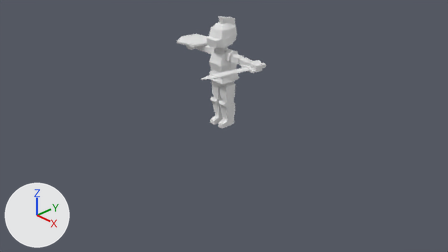
What one commit did to the Blender file WIP/untitled.blend.
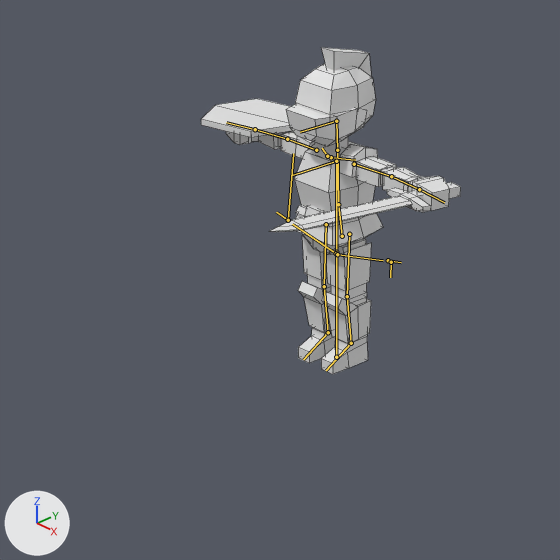
Old and new are each drawn from the file's camera 'Camera' and again close up on the part from 24% to 67% of the width and 0% to 76% of the height. Lighting does not change. The marker at lower left points along +X, +Y and +Z. Both versions are drawn at the pose saved in each file; the numbers are the values there. The bones that bend it are drawn over the model as lines in the close-ups. The close-ups show mesh edges as thin lines.
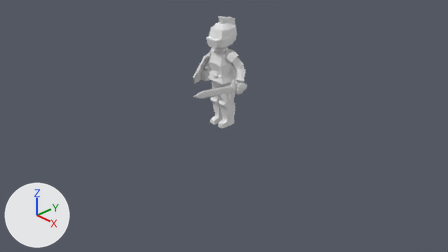
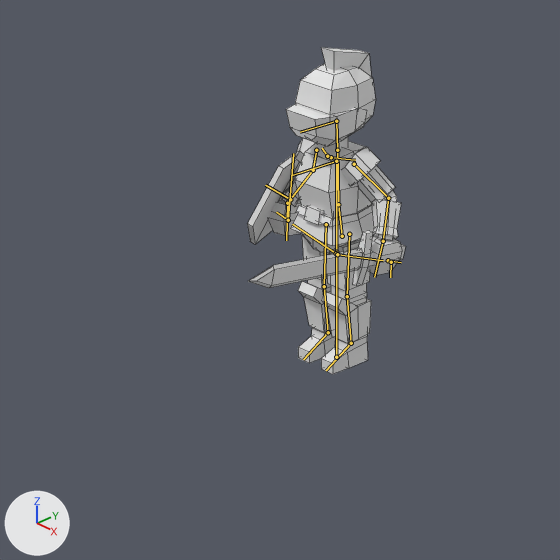
Location of each change, (x1, y1, x2, y2) in pixels of the close-ups (560 x 560 px):
'Cube', posed (39% narrower)
    before: (201, 47, 461, 374)
    after: (248, 47, 406, 374)

What the commit changed:
Bone 'handIK.R' (bone_handik_r) moves from (0.0, 0.0, 0.0) to (-0.476, -0.324, 0.051).
Bone 'handIK.R' (bone_handik_r) turns from (0, 0, 0) to (10, 9, 97) degrees about its own x, y and z.
Bone 'handIK.L' (bone_handik_l) moves from (0.0, 0.0, 0.0) to (0.476, -0.324, 0.051).
Bone 'handIK.L' (bone_handik_l) turns from (0, 0, 0) to (10, -9, -97) degrees about its own x, y and z.
